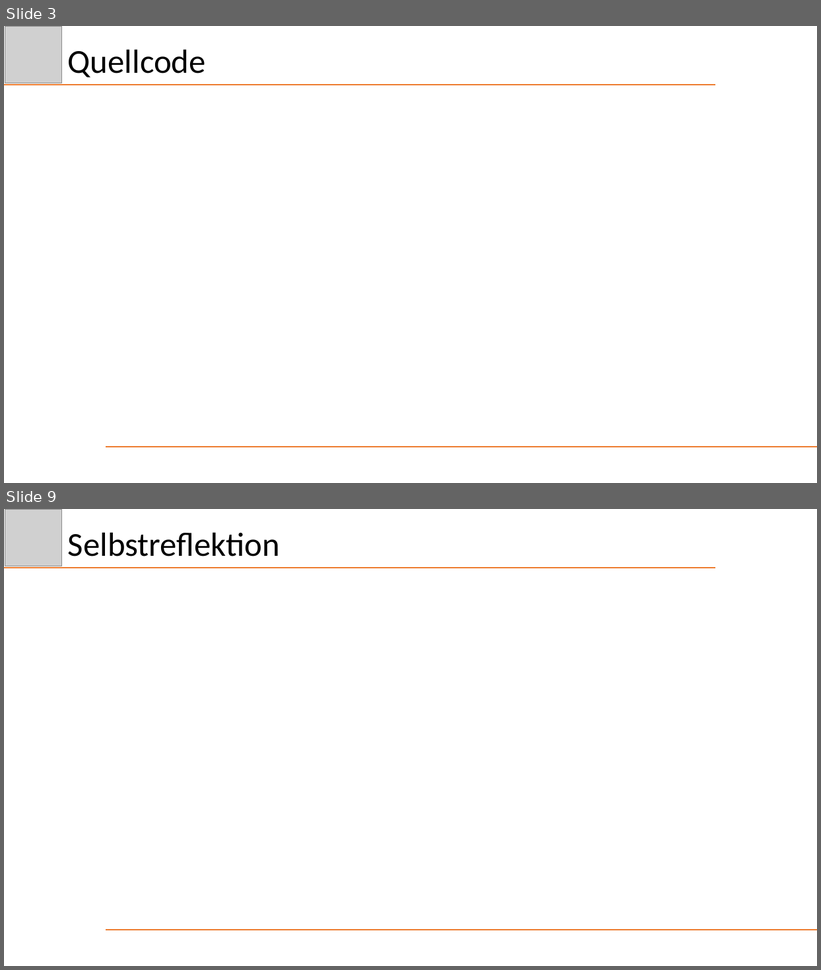
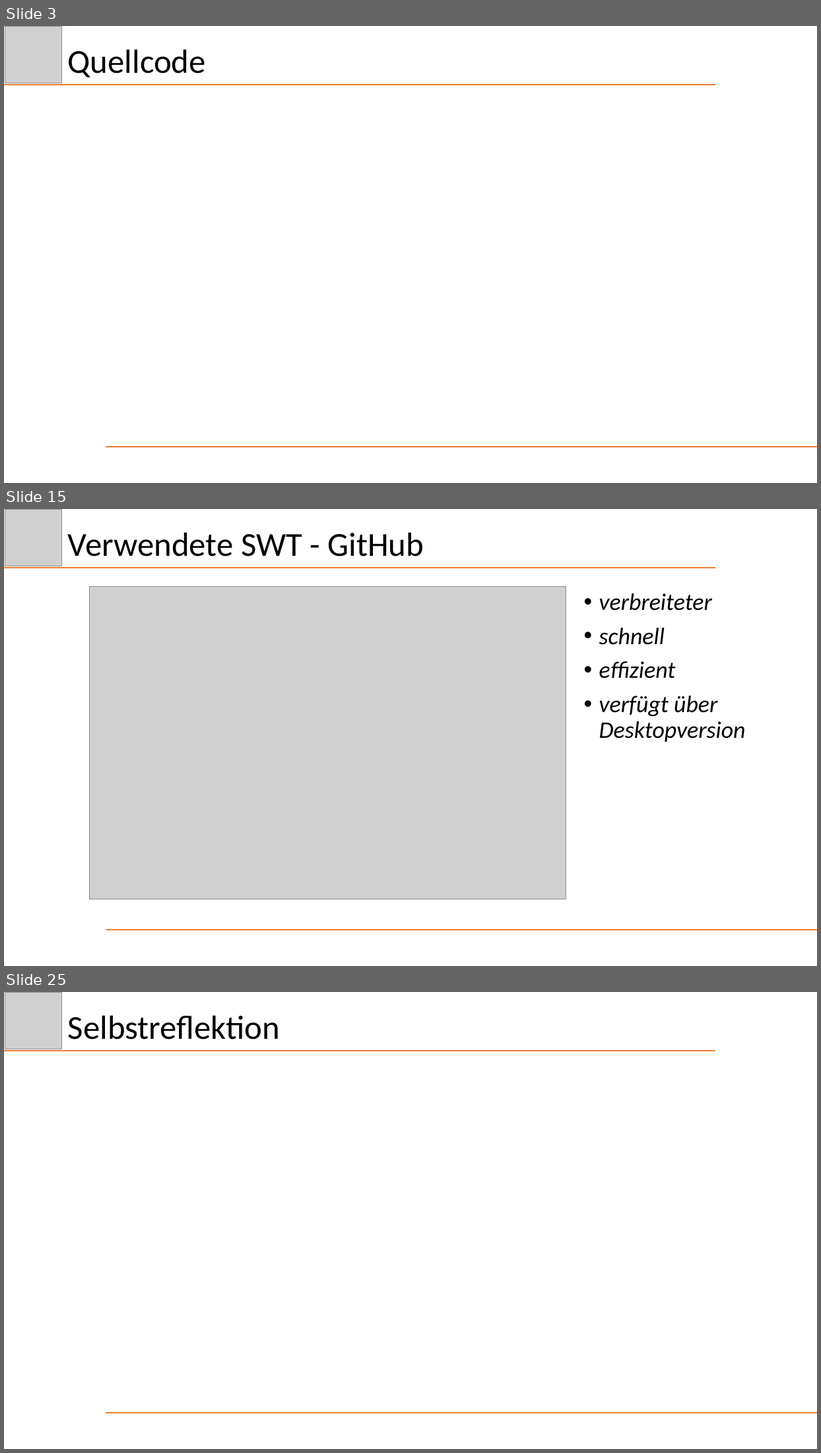
Before and after one commit to Schnitzel128/sejava, a slide deck: Präsentation/DezHex.pptx. Shown one above the other, each under a label of ours: slides 3 and 9 before the commit, slides 3, 15 and 25 after it; the slides between them are not shown. The pictures are 821x970 and 821x1453 pixels, drawn with LibreOffice and Linux fonts; fonts in the diff are those of the drawing; grey boxes stand for pictures. Boxes give left, top, right and bottom in pixels: in the first picture for what was removed or moved away, otherwise in the second. Text is boxed around its words. In the diff, an @@ line names an element or a change of style, - is before the commit and + after.

```diff
--- a/Präsentation/DezHex.pptx
+++ b/Präsentation/DezHex.pptx
@@ slide 15 added at bbox=[4, 509, 817, 966], background #FFFFFF @@
@@ picture added at bbox=[5, 509, 62, 566] @@
@@ title added at bbox=[68, 532, 424, 557], 39.6 pt, text #000000 @@
+Verwendete SWT - GitHub
@@ line added from (4, 568) to (716, 568), #ED7D31 1.5 pt @@
@@ picture added at bbox=[90, 587, 566, 900] @@
@@ text added at bbox=[599, 593, 746, 742], 28 pt, text #000000, italic @@
+• verbreiteter
+• schnell
+• effizient
+• verfügt über Desktopversion
@@ line added from (106, 930) to (817, 930), #ED7D31 1.5 pt @@
@@ what was slide 9 is now slide 25 @@
```
Also in this commit, not shown: 4 slides changed, 16 other slides added, 1 slide removed, 3 other files.
